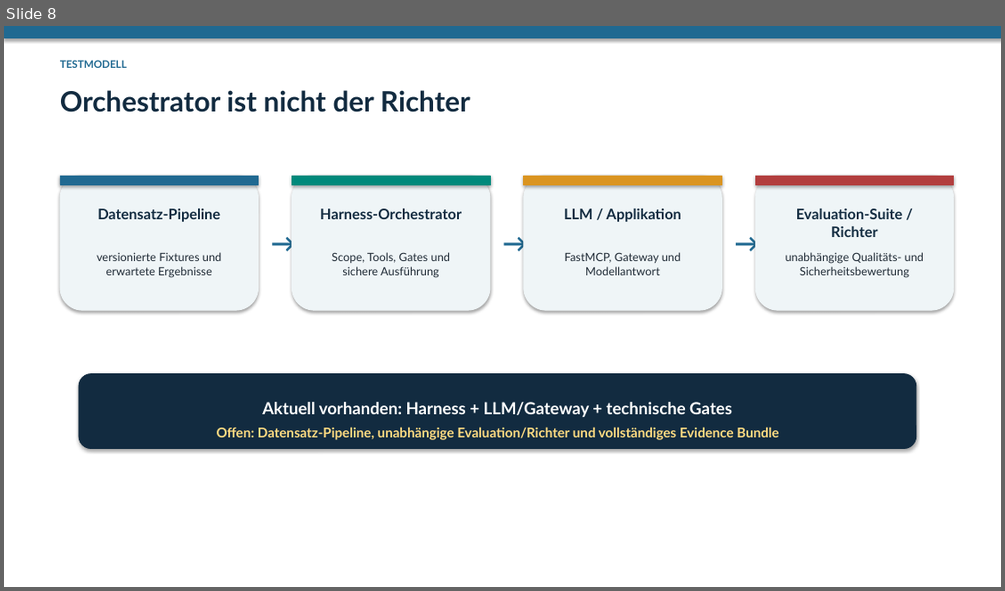
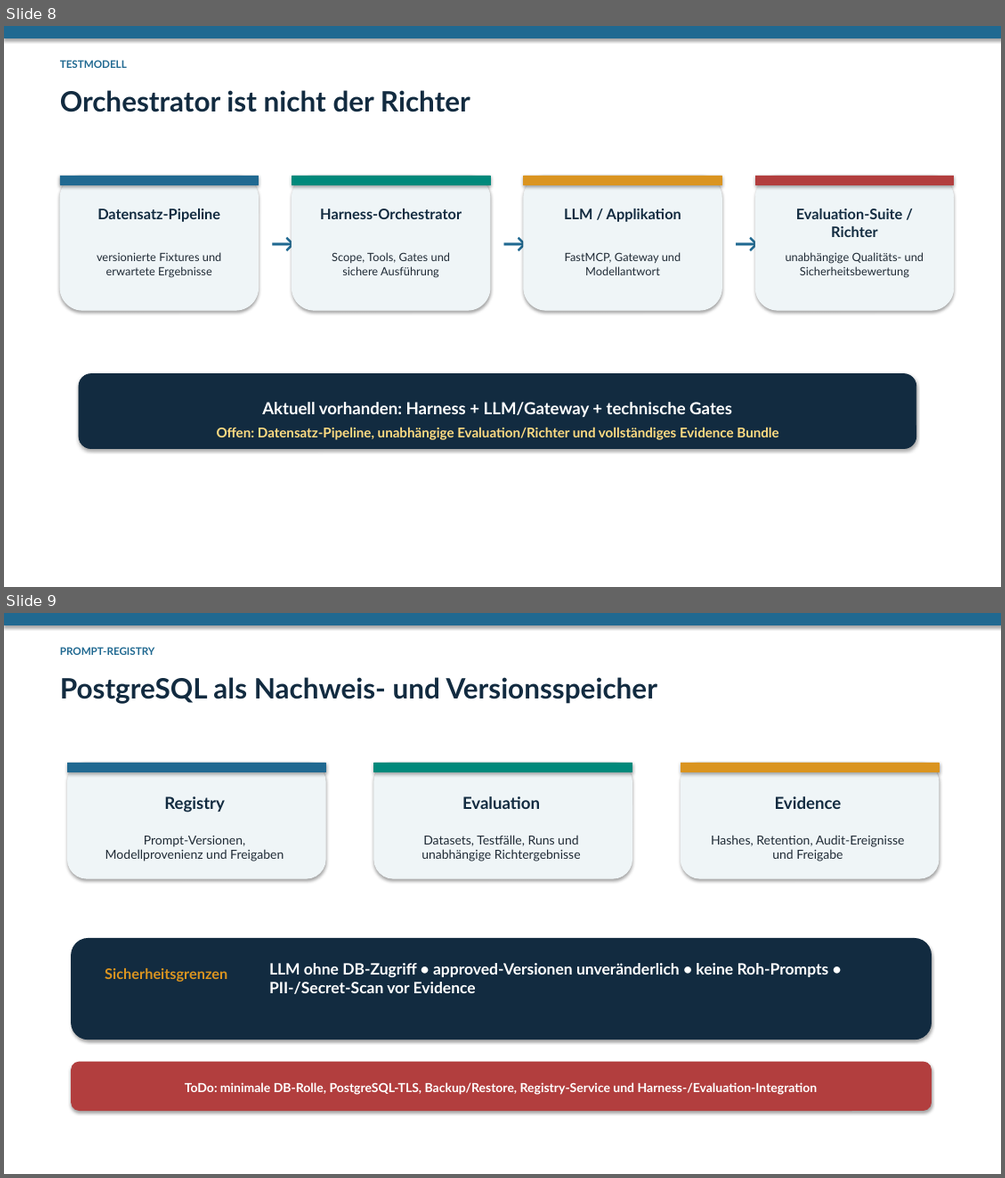
Before and after one commit to andreasredjack/FastMCP-Harnes, a slide deck: Harness-System.pptx. Shown one above the other, each under a label of ours: slide 8 before the commit, slides 8 and 9 after it. The pictures are 1005x591 and 1005x1178 pixels, drawn with LibreOffice and Linux fonts; fonts in the diff are those of the drawing. Boxes give left, top, right and bottom in pixels: in the first picture for what was removed or moved away, otherwise in the second. Text is boxed around its words. In the diff, an @@ line names an element or a change of style, - is before the commit and + after.

Commit message:
docs: document PostgreSQL prompt registry

```diff
--- a/Harness-System.pptx
+++ b/Harness-System.pptx
@@ slide 9 added at bbox=[4, 613, 1001, 1174], background #FFFFFF @@
@@ rectangle added at bbox=[4, 613, 1001, 625], fill #206991, outline #206991 0.75 pt @@
@@ text added at bbox=[60, 647, 155, 655], 10 pt, text #206991, bold @@
+PROMPT-REGISTRY
@@ text added at bbox=[60, 677, 658, 704], 27 pt, text #122B40, bold @@
+PostgreSQL als Nachweis- und Versionsspeicher
@@ rounded rectangle added at bbox=[67, 763, 325, 878], fill #EFF5F7, outline #EFF5F7 0.75 pt @@
@@ rectangle added at bbox=[67, 763, 325, 771], fill #206991, outline #206991 0.75 pt @@
@@ rounded rectangle added at bbox=[374, 763, 632, 878], fill #EFF5F7, outline #EFF5F7 0.75 pt @@
@@ rectangle added at bbox=[374, 763, 632, 771], fill #00897B, outline #00897B 0.75 pt @@
@@ rounded rectangle added at bbox=[680, 763, 938, 878], fill #EFF5F7, outline #EFF5F7 0.75 pt @@
@@ rectangle added at bbox=[680, 763, 938, 771], fill #DA9420, outline #DA9420 0.75 pt @@
@@ text added at bbox=[164, 796, 225, 812], 16 pt, text #122B40, bold @@
+Registry
@@ text added at bbox=[462, 796, 540, 809], 16 pt, text #122B40, bold @@
+Evaluation
@@ text added at bbox=[775, 796, 841, 809], 16 pt, text #122B40, bold @@
+Evidence
@@ text added at bbox=[105, 835, 283, 861], 12 pt, text #202B36 @@
+Prompt-Versionen, Modellprovenienz und Freigaben
@@ text added at bbox=[421, 835, 581, 861], 12 pt, text #202B36 @@
+Datasets, Testfälle, Runs und unabhängige Richtergebnisse
@@ text added at bbox=[711, 835, 905, 861], 12 pt, text #202B36 @@
+Hashes, Retention, Audit-Ereignisse und Freigabe
@@ rounded rectangle added at bbox=[72, 938, 931, 1039], fill #122B40, outline #122B40 0.75 pt @@
@@ text added at bbox=[105, 968, 227, 981], 14 pt, text #DA9420, bold @@
+Sicherheitsgrenzen
@@ text added at bbox=[269, 963, 829, 994], 15 pt, text #FFFFFF, bold @@
+LLM ohne DB-Zugriff • approved-Versionen unveränderlich • keine Roh-Prompts • PII-/Secret-Scan vor Evidence
@@ rounded rectangle added at bbox=[72, 1062, 931, 1111], fill #B23E3E, outline #B23E3E 0.75 pt @@
@@ text added at bbox=[185, 1082, 817, 1094], 12 pt, text #FFFFFF, bold @@
+ToDo: minimale DB-Rolle, PostgreSQL-TLS, Backup/Restore, Registry-Service und Harness-/Evaluation-Integration
```
Also in this commit, not shown: 7 other files.
